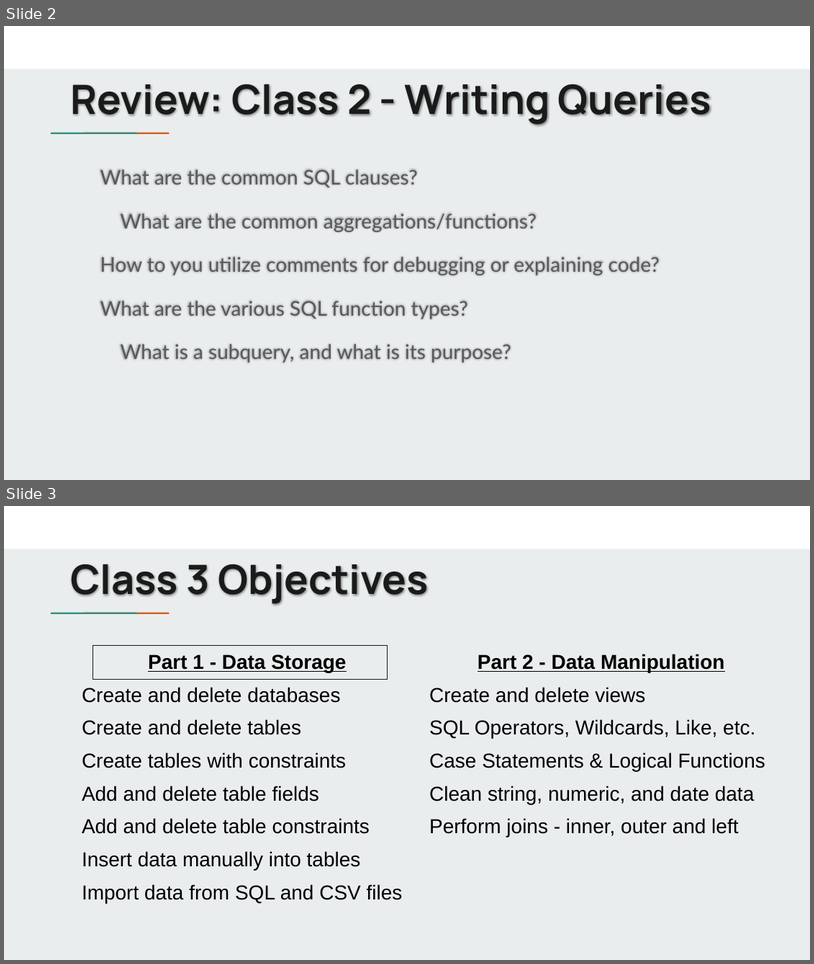
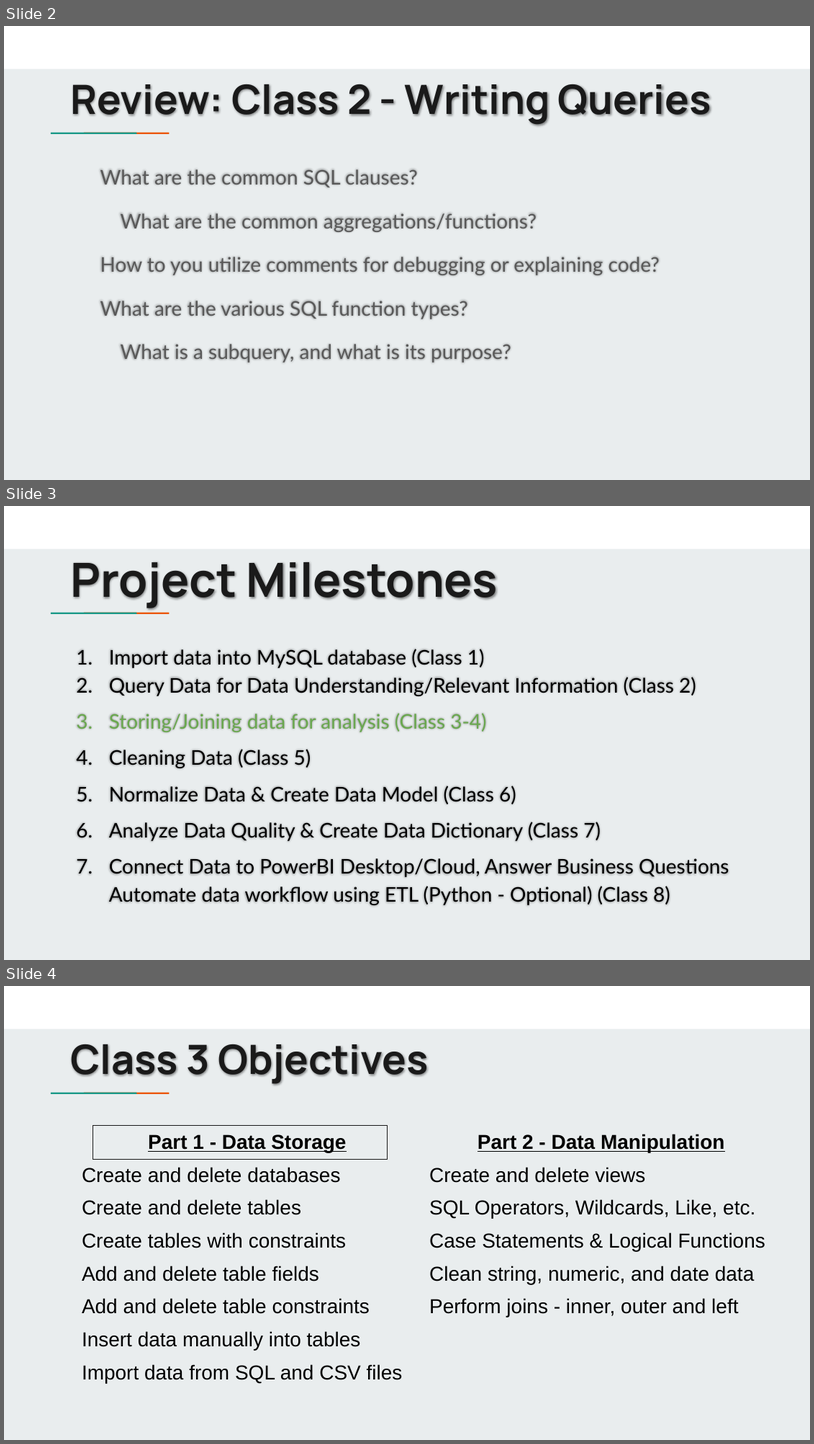
Before and after one commit to jbergmann56/OSDA-DataManipulationAndManagement, a slide deck: Lectures/Manipulating Data Pt. 1 (3).pptx. Shown one above the other, each under a label of ours: slides 2 and 3 before the commit, slides 2, 3 and 4 after it. The pictures are 814x964 and 814x1444 pixels, drawn with LibreOffice and Linux fonts; fonts in the diff are those of the drawing. Boxes give left, top, right and bottom in pixels: in the first picture for what was removed or moved away, otherwise in the second. Text is boxed around its words. In the diff, an @@ line names an element or a change of style, - is before the commit and + after.

Commit message:
Class 7/29

```diff
--- a/Lectures/Manipulating Data Pt. 1 (3).pptx
+++ b/Lectures/Manipulating Data Pt. 1 (3).pptx
@@ slide 3 added at (x1=4, y1=506, x2=810, y2=960), background #E9EDEE; not listed: 3 template elements that a slide beside it also shows @@
@@ title added at (x1=70, y1=562, x2=498, y2=610), 56 pt, text #1A1A1A, bold @@
+Project Milestones
@@ text added at (x1=76, y1=649, x2=730, y2=906), 24 pt, text #000000 @@
+1. Import data into MySQL database (Class 1)
+2. Query Data for Data Understanding/Relevant Information (Class 2)
+3. Storing/Joining data for analysis (Class 3-4)
+4. Cleaning Data (Class 5)
+5. Normalize Data & Create Data Model (Class 6)
+6. Analyze Data Quality & Create Data Dictionary (Class 7)
+7. Connect Data to PowerBI Desktop/Cloud, Answer Business Questions Automate data workflow using ETL (Python - Optional) (Class 8)
@@ what was slide 3 is now slide 4 @@
```
Also in this commit, not shown: 23 other files.
